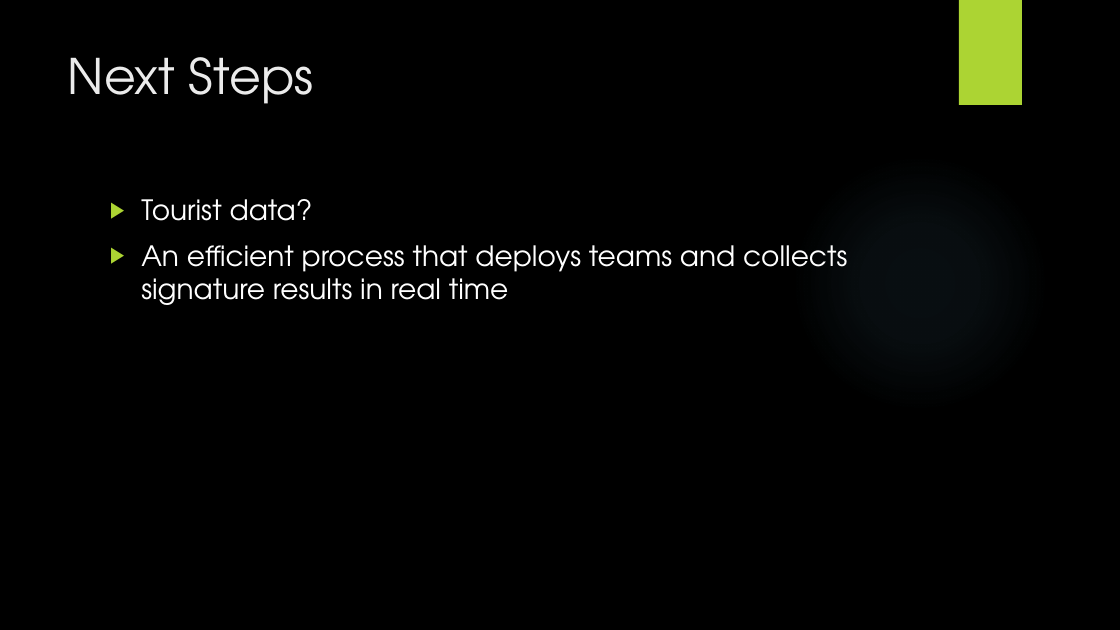
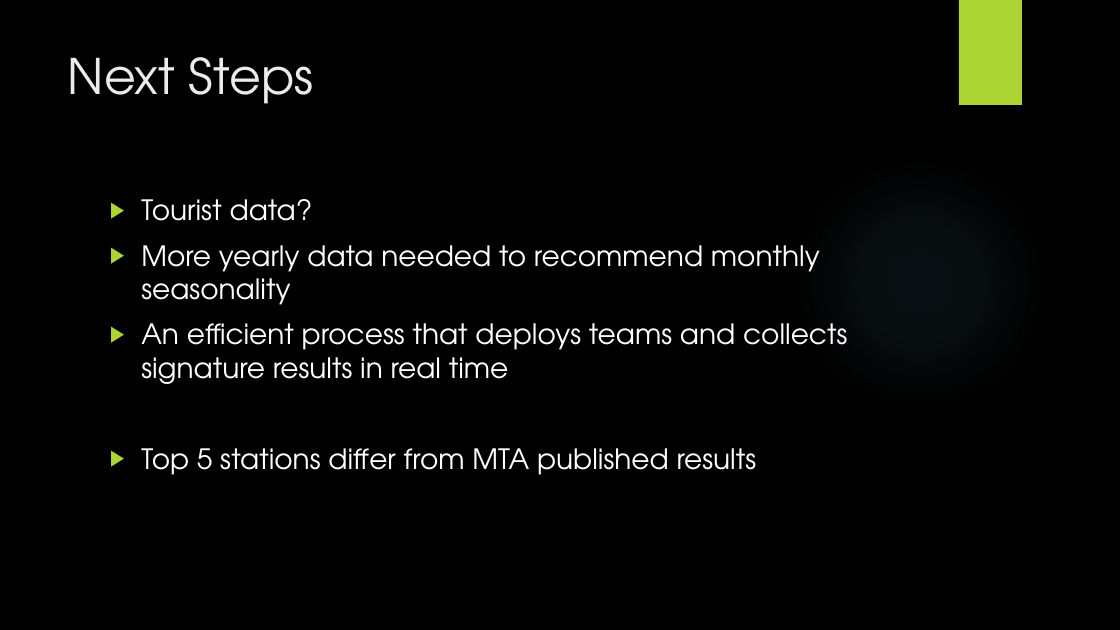
Before and after one commit to JNYH/projectbenson, a slide deck: slide 10 of OptimizeStreetTeamDeployment.pptx (slide 8 before the commit). Drawn at 1120x630 pixels with LibreOffice and Linux fonts; fonts in the diff are those of the drawing; background and template pictures are left out. Boxes give left, top, right and bottom in pixels: in the first picture for what was removed or moved away, otherwise in the second. Text is boxed around its words. In the diff, an @@ line names an element or a change of style, - is before the commit and + after.

```diff
--- a/OptimizeStreetTeamDeployment.pptx
+++ b/OptimizeStreetTeamDeployment.pptx
@@ text at [141, 245, 820, 305]: paragraph added @@
+▶ More yearly data needed to recommend monthly seasonality
@@ text at [141, 448, 757, 475]: paragraph added @@
+▶ Top 5 stations differ from MTA published results
```
Also in this commit, not shown: 5 other slides changed, 5 slides added, 1 slide removed.
